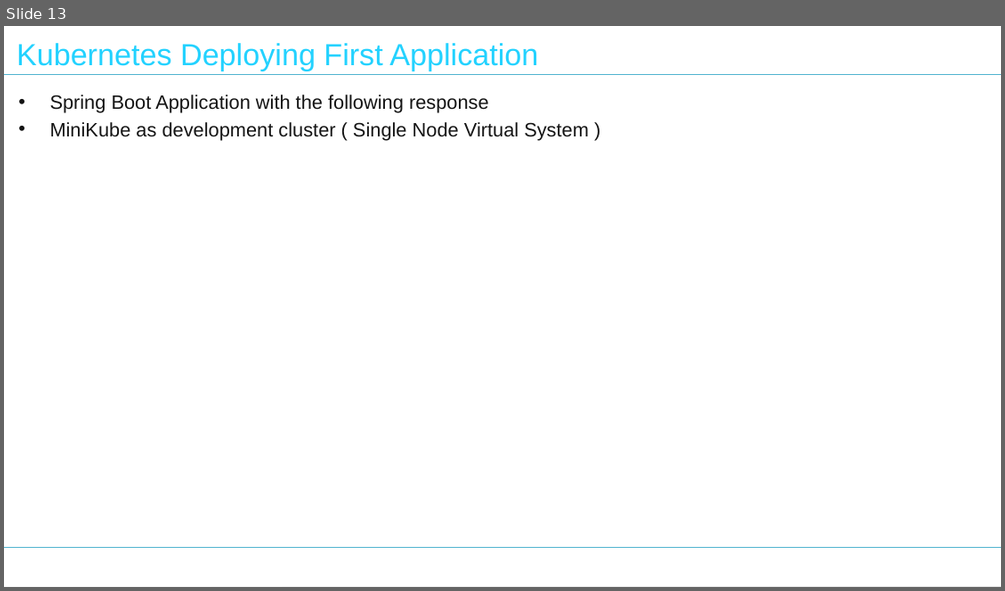
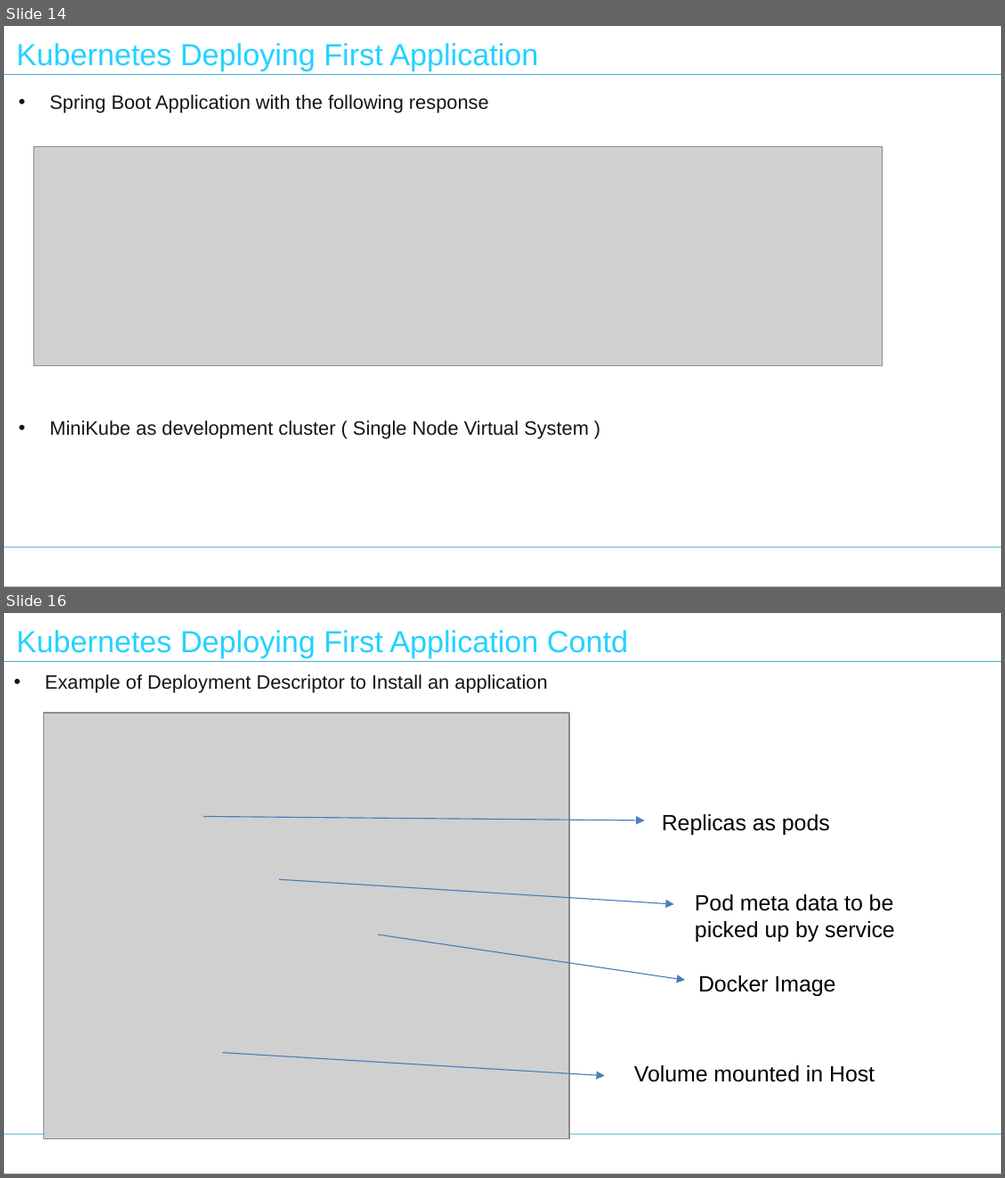
Before and after one commit to nilaybose/minikubedemo, a slide deck: docs/Tech Talk - Kubernetes.pptx. Shown one above the other, each under a label of ours: slide 13 before the commit, slides 14 and 16 after it; the slides between them are not shown. The pictures are 1005x591 and 1005x1178 pixels, drawn with LibreOffice and Linux fonts; fonts in the diff are those of the drawing; grey boxes stand for pictures. Boxes give left, top, right and bottom in pixels: in the first picture for what was removed or moved away, otherwise in the second. Text is boxed around its words. In the diff, an @@ line names an element or a change of style, - is before the commit and + after.

```diff
--- a/docs/Tech Talk - Kubernetes.pptx
+++ b/docs/Tech Talk - Kubernetes.pptx
@@ slide 16 added at (4, 613, 1001, 1174), background #FFFFFF; not listed: 3 template elements that a slide beside it also shows @@
@@ text added at (16, 630, 628, 657), 22 pt, text #23D2FF @@
+Kubernetes Deploying First Application Contd
@@ text added at (45, 674, 547, 693), 14 pt, text #141414 @@
+• Example of Deployment Descriptor to Install an application
@@ picture added at (44, 713, 569, 1139) @@
@@ arrow added from (203, 816) to (644, 820), #4B7EBC 0.75 pt @@
@@ text added at (662, 814, 830, 835), 16 pt, text #000000 @@
+Replicas as pods
@@ arrow added from (279, 879) to (674, 904), #4B7EBC 0.75 pt @@
@@ text added at (695, 894, 895, 941), 16 pt, text #000000 @@
+Pod meta data to be picked up by service
@@ arrow added from (378, 935) to (685, 980), #4B7EBC 0.75 pt @@
@@ text added at (698, 975, 835, 996), 16 pt, text #000000 @@
+Docker Image
@@ arrow added from (222, 1053) to (604, 1076), #4B7EBC 0.75 pt @@
@@ text added at (634, 1065, 874, 1082), 16 pt, text #000000 @@
+Volume mounted in Host
@@ what was slide 13 is now slide 14 @@
@@ slide 14 changed as well @@
@@ background gradient #C4C4C4 to #C9C9C9 to #F2F2F2 to #FFFFFF @@
@@ rectangle at (4, 26, 1001, 586): shadow on @@
@@ text "Spring Boot Application with the ..." rewrapped from (50, 95, 589, 140) to (49, 95, 589, 439) @@
@@ picture added at (34, 147, 882, 366) @@
@@ line (4, 547) - (1001, 547): stroke #50B3CF 0.75 pt to #50B3CF 0.74 pt @@
```
Also in this commit, not shown: 17 other slides changed, 7 other slides added, 2 slides removed.
